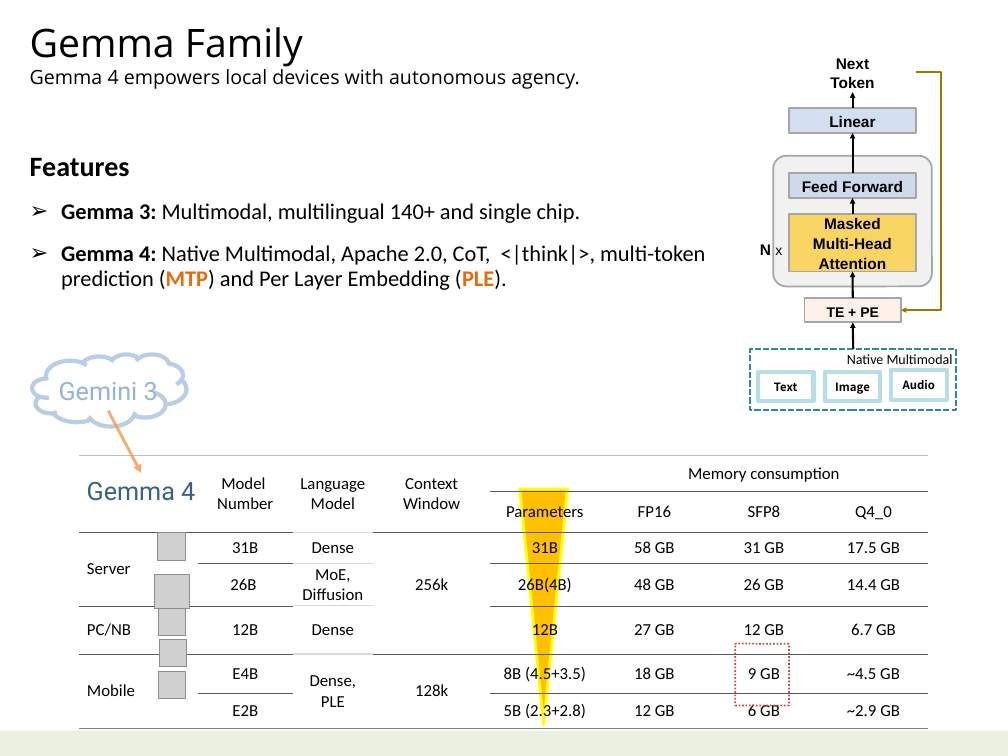
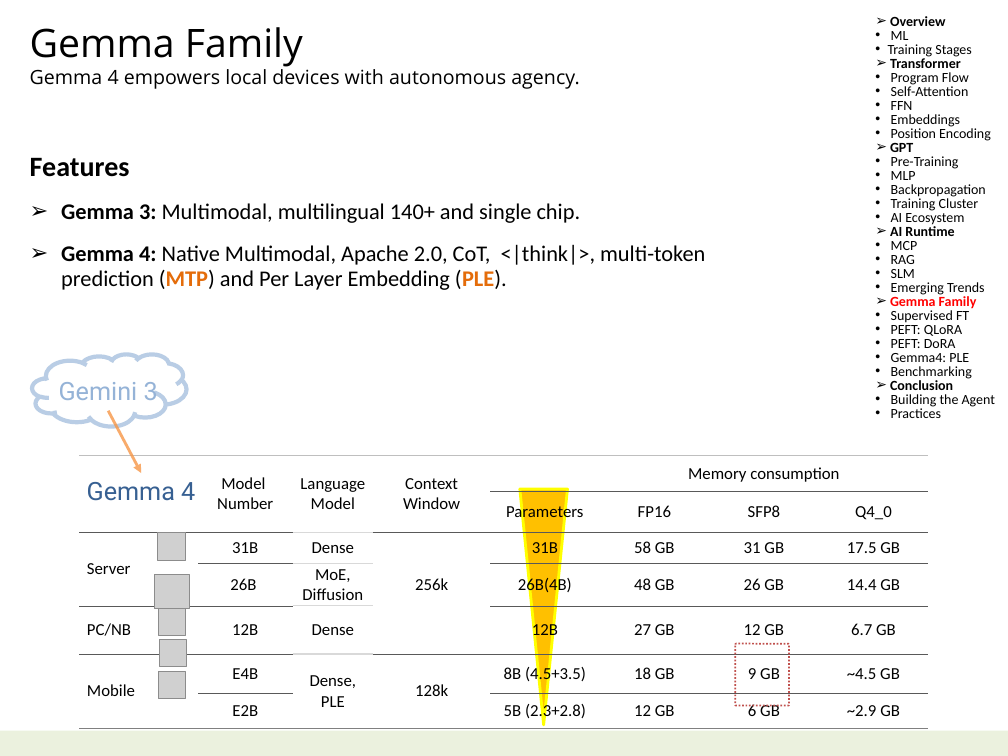
Before and after one commit to navibator/crazy-ai, a slide deck: slide 8 of ai-gemma.pptx. Drawn at 1008x756 pixels with LibreOffice and Linux fonts; fonts in the diff are those of the drawing; grey boxes stand for pictures. Boxes give left, top, right and bottom in pixels: in the first picture for what was removed or moved away, otherwise in the second. Text is boxed around its words. In the diff, an @@ line names an element or a change of style, - is before the commit and + after.

Commit message:
bio-it-agent

```diff
--- a/ai-gemma.pptx
+++ b/ai-gemma.pptx
@@ text added at [888,16,995,418], 10 pt, text #000000 @@
+➢ Overview
+      • ML
+    • Training Stages
+➢ Transformer
+    • Program Flow
+    • Self-Attention
+    • FFN
+    • Embeddings
+    • Position Encoding
+➢ GPT
+    • Pre-Training
+    • MLP
+    • Backpropagation
+    • Training Cluster
+    • AI Ecosystem
+➢ AI Runtime
+    • MCP
+    • RAG
+    • SLM
+    • Emerging Trends
+➢ Gemma Family
+    • Supervised FT
+    • PEFT: QLoRA
+    • PEFT: DoRA
+    • Gemma4: PLE
+    • Benchmarking
+➢ Conclusion
+    • Building the Agent
+    • Practices
@@ group removed at [750,58,957,409]: 8 rectangles, 5 arrows, 2 texts, 1 rounded rectangle, 1 elbow arrow @@
-TE + PE
-Feed Forward
-Masked
-Multi-Head
-Attention
-Linear
-Next
-Token
-N x
-Native Multimodal
-Text
-Image
-Audio
```
Also in this commit, not shown: 4 other slides changed, 3 other files.
